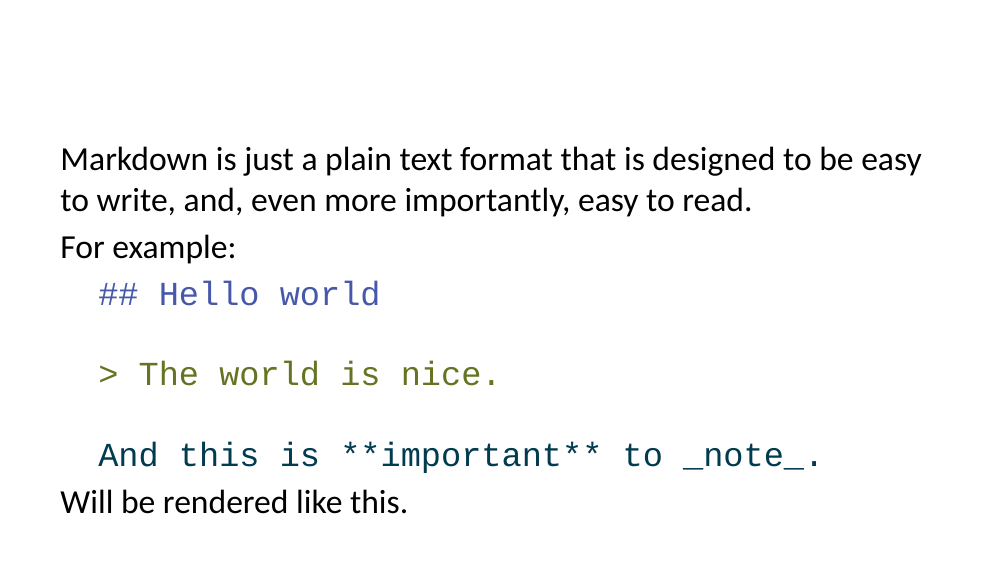
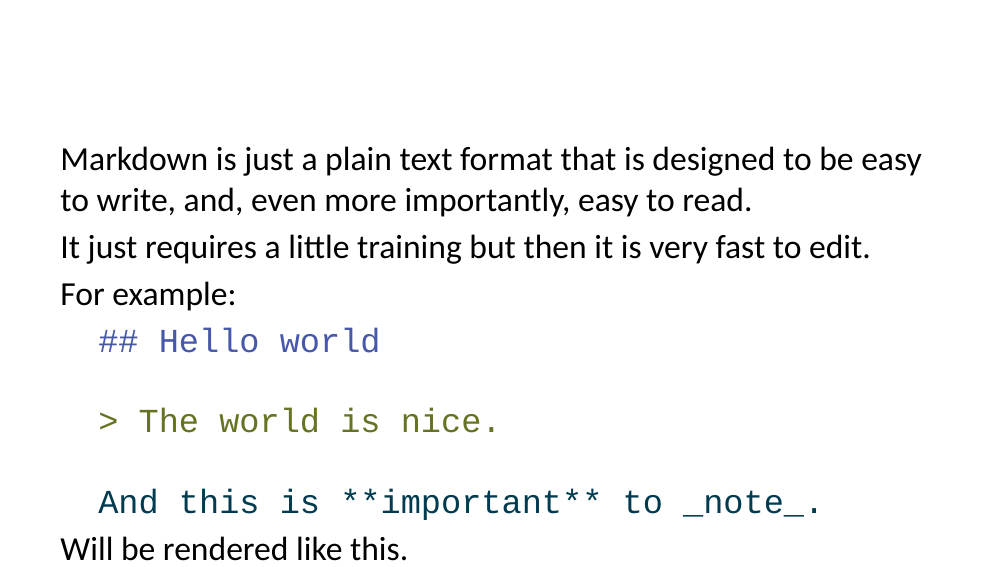
Before and after one commit to smart-edtech/smarties, a slide deck: slide 2 of usage/markdown.pptx. Drawn at 1008x567 pixels with LibreOffice and Linux fonts; fonts in the diff are those of the drawing. Boxes give left, top, right and bottom in pixels: in the first picture for what was removed or moved away, otherwise in the second. Text is boxed around its words. In the diff, an @@ line names an element or a change of style, - is before the commit and + after.

```diff
--- a/usage/markdown.pptx
+++ b/usage/markdown.pptx
@@ text at bbox=[60, 234, 871, 264]: paragraph added @@
+It just requires a little training but then it is very fast to edit.
```
Also in this commit, not shown: 7 other files.
